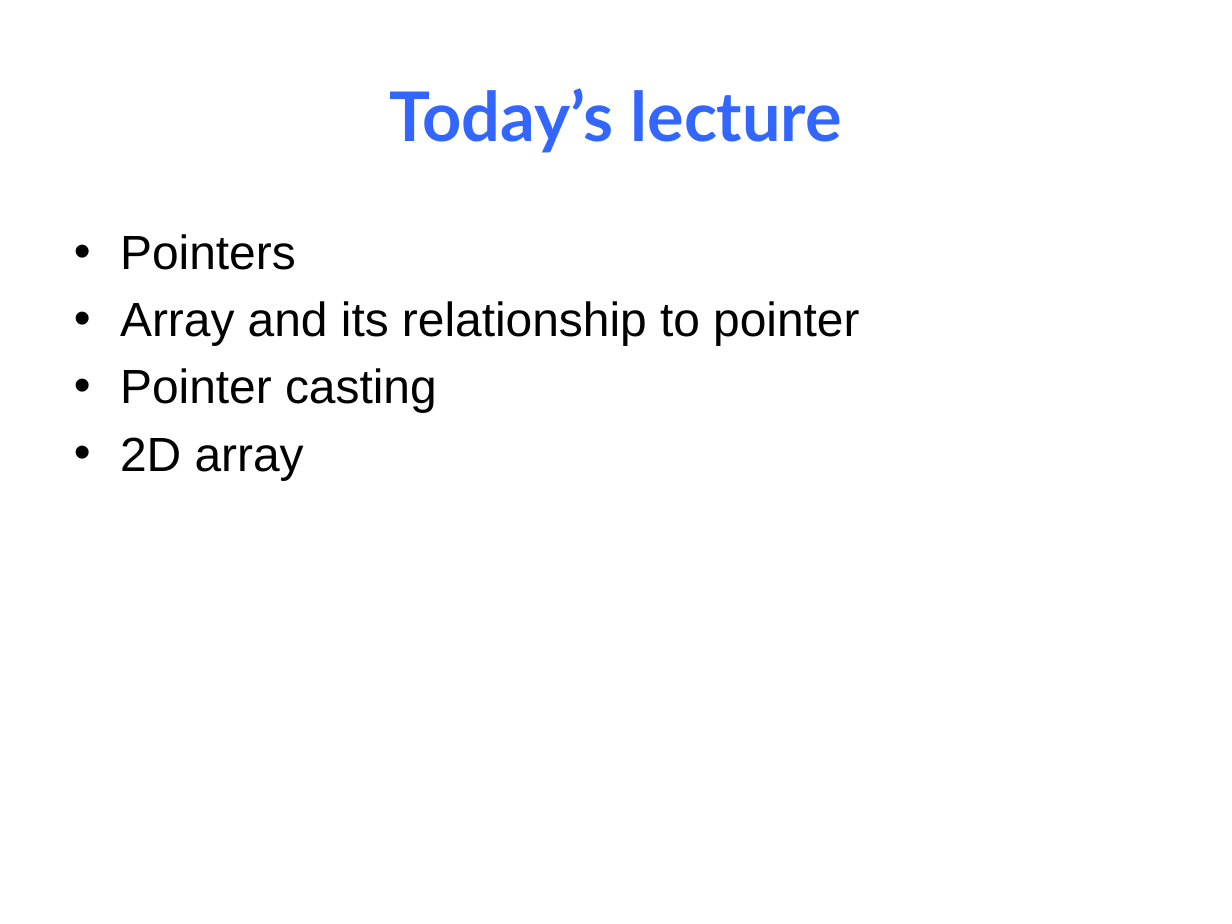
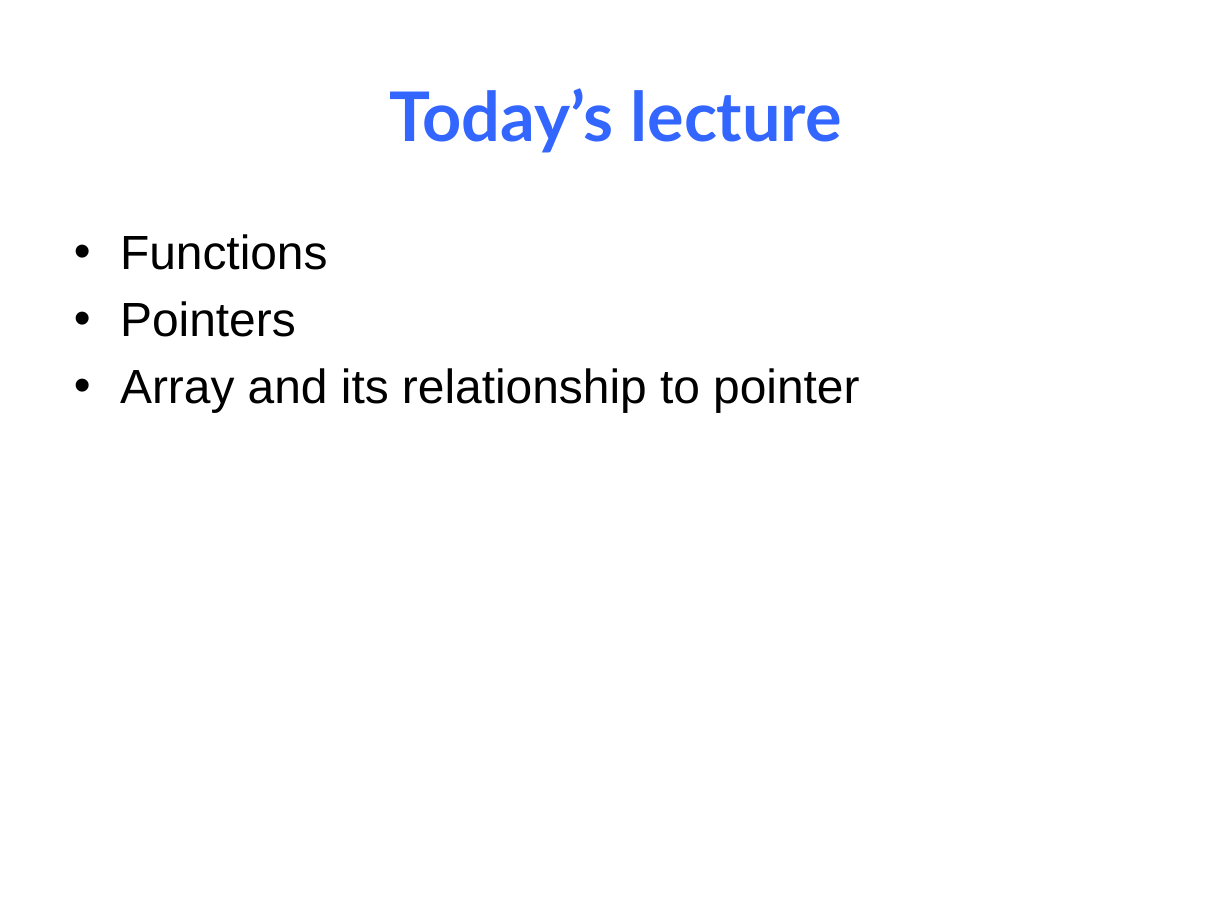
Before and after one commit to NYU-CSO/nyu-cso.github.io, a slide deck: slide 2 of notes/05-pointer_array.pptx. Drawn at 1232x924 pixels with LibreOffice and Linux fonts; fonts in the diff are those of the drawing. Boxes give left, top, right and bottom in pixels: in the first picture for what was removed or moved away, otherwise in the second. Text is boxed around its words. In the diff, an @@ line names an element or a change of style, - is before the commit and + after.

```diff
--- a/notes/05-pointer_array.pptx
+++ b/notes/05-pointer_array.pptx
@@ text at (120,234,327,270): paragraph added @@
+• Functions
@@ text at (120,368,437,480): paragraphs removed @@
-• Pointer casting
-• 2D array
```
Also in this commit, not shown: 15 other slides changed, 7 slides added, 5 slides removed, 1 other file.
